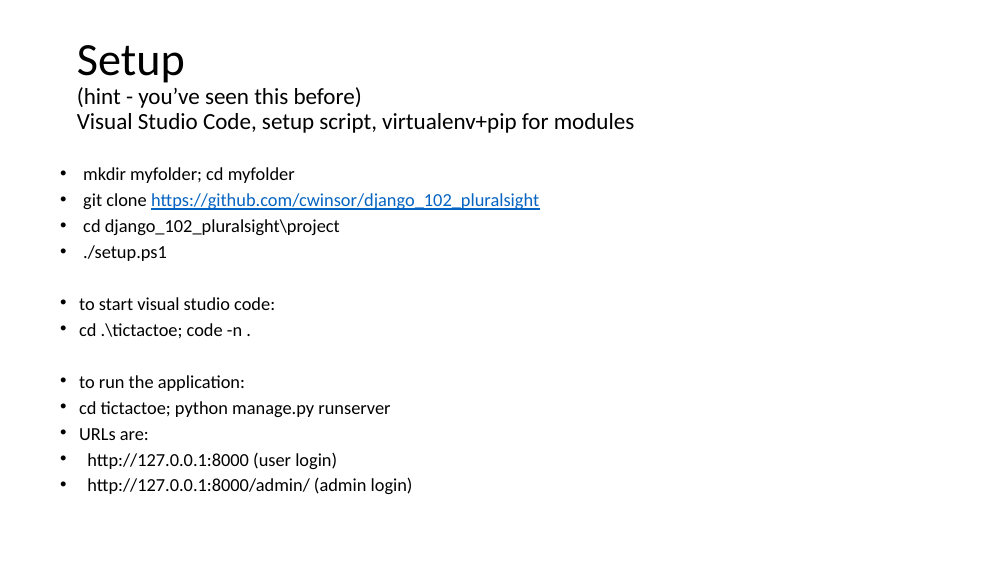
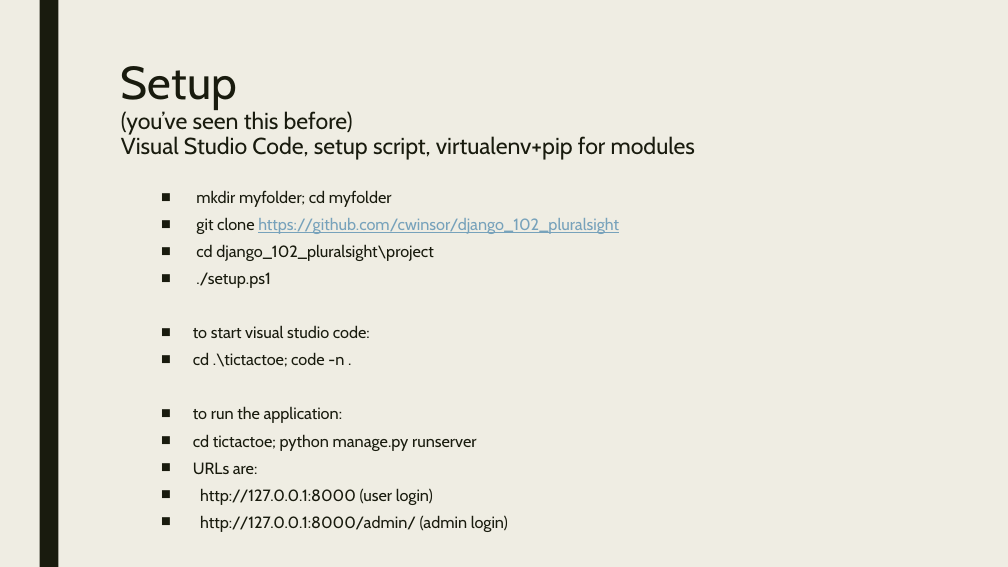
Before and after one commit to cwinsor/django_102_pluralsight, a slide deck: slide 5 of presentation.pptx. Drawn at 1008x567 pixels with LibreOffice and Linux fonts; fonts in the diff are those of the drawing. Boxes give left, top, right and bottom in pixels: in the first picture for what was removed or moved away, otherwise in the second. Text is boxed around its words. In the diff, an @@ line names an element or a change of style, - is before the commit and + after.

```diff
--- a/presentation.pptx
+++ b/presentation.pptx
@@ background #FFFFFF to #EFEDE3 @@
@@ rectangle added at <box>39,0,58,567</box>, fill #191B0E @@
@@ title "Setup (you’ve seen this before) ..." at <box>121,66,695,160</box>: vertical alignment middle to top @@
@@ title at <box>121,66,695,160</box>: text changed; font Calibri to Cabin; text colour #000000 to #191B0E @@
-Setup
-(hint - you’ve seen this before)
-Visual Studio Code, setup script, virtualenv+pip for modules
+Setup
+(you’ve seen this before)
+Visual Studio Code, setup script, virtualenv+pip for modules
@@ text "mkdir myfolder; cd myfolder": place and size @@
-text "mkdir myfolder; cd myfolder" at <box>79,167,539,494</box>
+text "mkdir myfolder; cd myfolder" at <box>193,190,619,532</box>
@@ text "mkdir myfolder; cd myfolder" at <box>193,190,619,532</box>: size 17.5 to 15.5 pt, font Calibri to Cabin; text colour #000000 to #191B0E in "mkdir myfolder; cd myfolder", "git clone", "cd django_102_pluralsight\project", "./setup.ps1" and 7 more places; text colour #0563C1 to #77A2BB in "https://github.com/cwinsor/django_102_pluralsight"; bullet • to ■; line spacing 0.7 to 0.74; more space between paragraphs @@
```
Also in this commit, not shown: 16 other slides changed, 3 slides removed.
